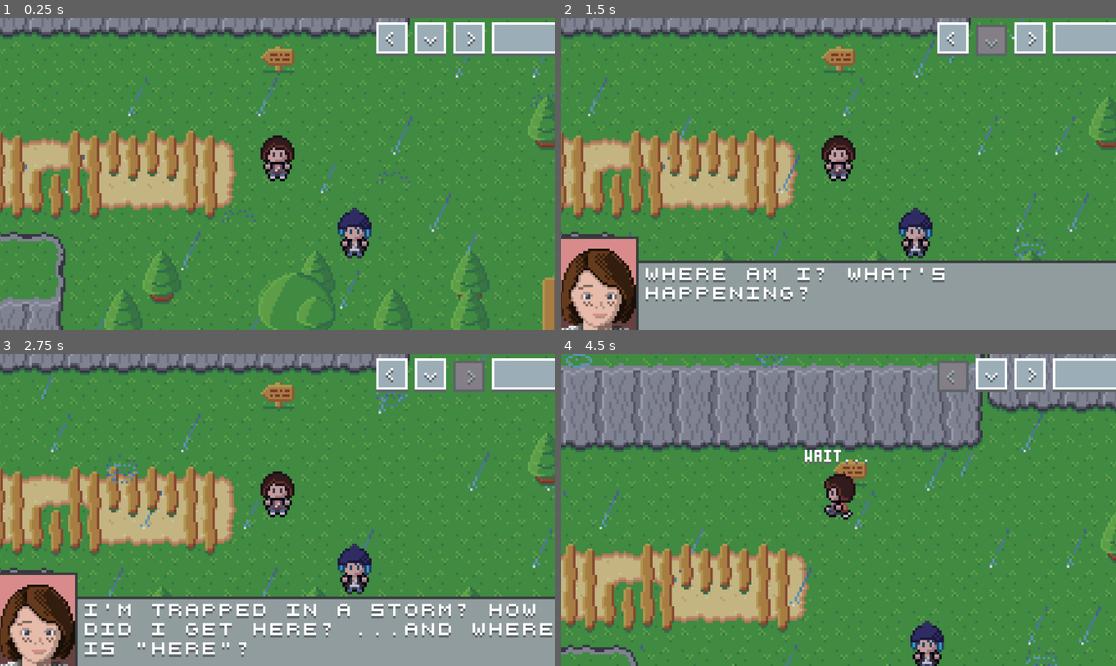
Above: before the commit, frames 1-4 (two rows, left to right).
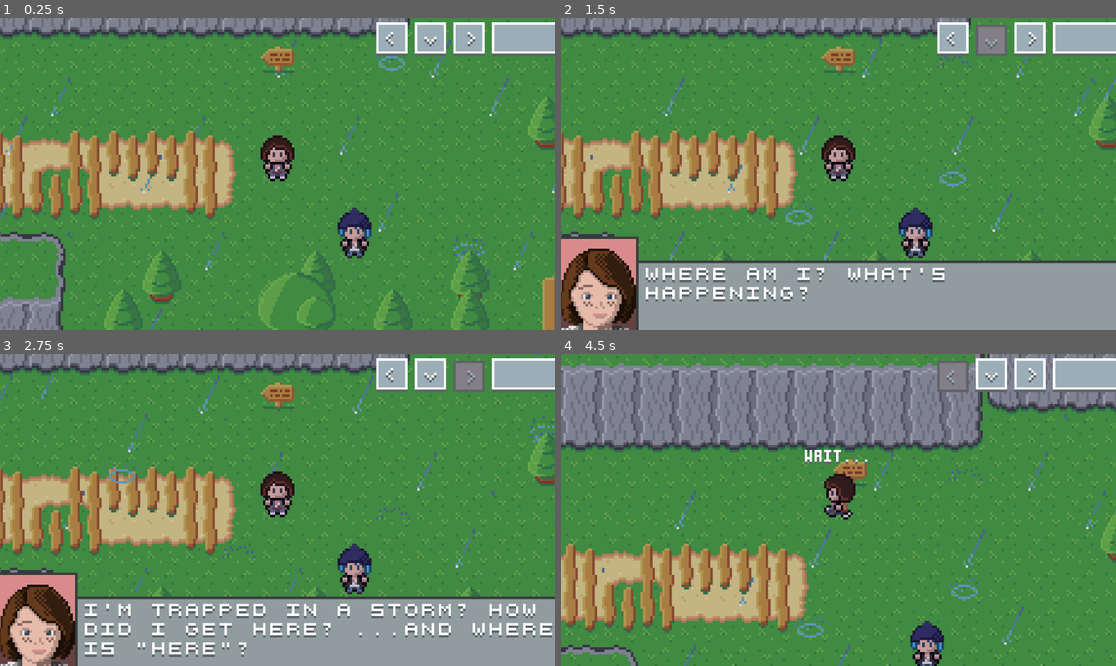
Above: after the commit, the same moments.

Repository: minkezhang/lis
Game: Godot game, scene res://scenes/level/level.tscn
The game is run twice, just before and just after one commit, with the same random seed, the same clock (stepped at 60 frames per second) and the same inputs. The project has no main scene, so this scene is started directly.
Inputs:
- Up to frame 1 (0.25 s): no input
- Up to frame 2 (1.5 s): tap Enter (ui_accept) at 0.5, 0.77 s; hold Right (ui_right) 0.53-1.28 s; hold Down (ui_down) from 1.28 s (still down)
- Up to frame 3 (2.75 s): tap Enter (ui_accept) at 1.52 s; release Down (ui_down) at 2.03 s; hold Right (ui_right) from 2.03 s (still down)
- Up to frame 4 (4.5 s): release Right (ui_right) at 2.78 s; hold Up (ui_up) 2.78-3.53 s; tap Enter (ui_accept) at 3.02, 3.77 s; hold Left (ui_left) from 3.53 s (still down)

The runs differ from the first frame. In frame 1, 1.4% of the frame differs, in the area x 0-100%, y 6-100%; in frame 2, 1.5%; in frame 3, 1.3%; in frame 4, 1.7%, in the area x 0-100%, y 0-100%.

Commit message:
Ensure lightning is always centered in display

Diff:
--- a/scenes/label/label.gd
+++ b/scenes/label/label.gd
@@ -17,7 +17,6 @@
 		_t.timeout.connect(advance_dialog_text)  # _t.one_shot is false by default
 		_t.wait_time = auto_advance_ms / 1000
 		add_child(_t)
-
 
 
 # set_dialog queues up a script block for display in the Label.text field. The
--- a/scenes/level/level.gd
+++ b/scenes/level/level.gd
@@ -82,3 +82,5 @@
 	$Camera.global_position = $Map/Characters/Max.global_position
 	$Dialog.position = $Camera.position
 	$Debug.position = $Camera.position + Vector2(64, -56)
+	$Map/Environment/Ambient.size = DisplayServer.window_get_size()
+	$Map/Environment/Ambient.position = $Camera.position - ($Map/Environment/Ambient.size / 2)
--- a/scenes/level/overworld/map/ambient.gd
+++ b/scenes/level/overworld/map/ambient.gd
@@ -70,8 +70,6 @@
 
 
 func _ready():
-	# This spans the entire screen, not just the viewport.
-	size = get_tree().get_root().size
 	color = _COLORS[mode]
 
 	_libevent.E.new(func(): _Lightning.new(self).payload()).execute()
